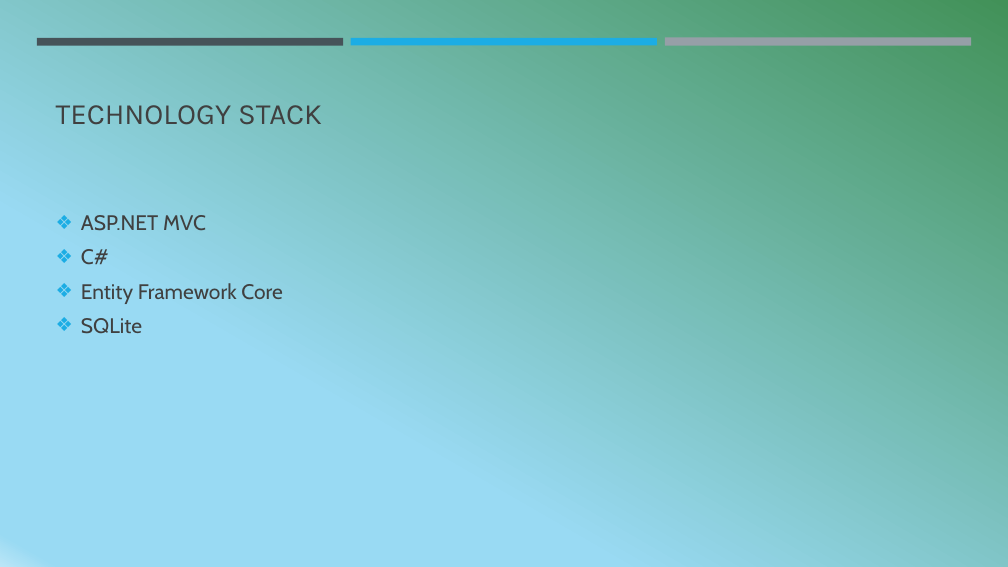
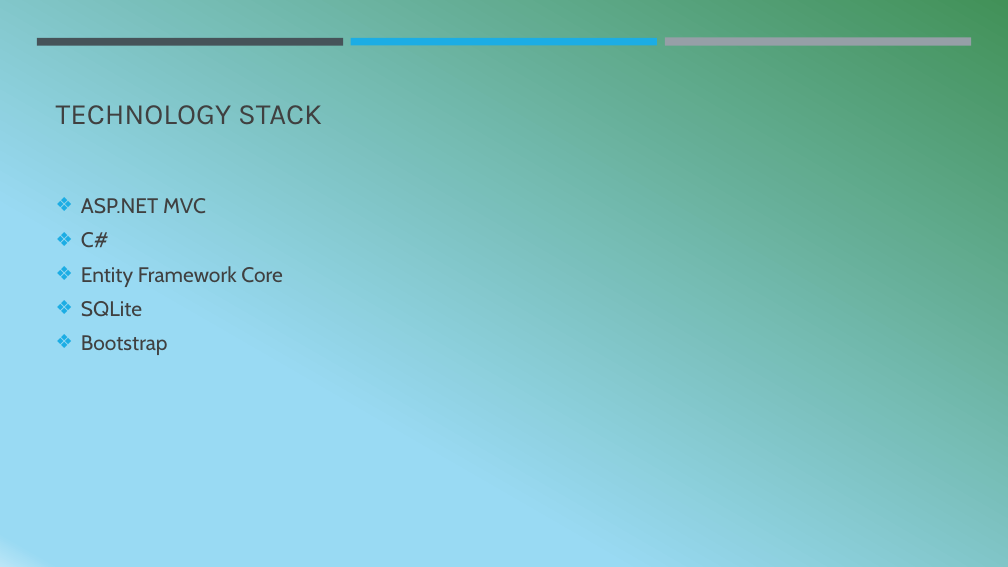
Before and after one commit to Clayton-Brandt/Holistic-Hiking, a slide deck: slide 6 of documents/Holistic Hiking Sprint 1.pptx (slide 18 before the commit). Drawn at 1008x567 pixels with LibreOffice and Linux fonts; fonts in the diff are those of the drawing. Boxes give left, top, right and bottom in pixels: in the first picture for what was removed or moved away, otherwise in the second. Text is boxed around its words. In the diff, an @@ line names an element or a change of style, - is before the commit and + after.

```diff
--- a/documents/Holistic Hiking Sprint 1.pptx
+++ b/documents/Holistic Hiking Sprint 1.pptx
@@ text at bbox=[81, 335, 168, 355]: paragraph added @@
+❖ Bootstrap
```
Also in this commit, not shown: 2 other slides changed, 12 slides removed.
